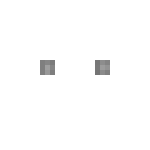
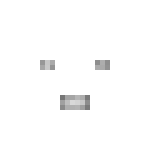
Two versions of the same layered image (150 × 150). Layer-by-layer changes:
hid "Alien_#1" over [40, 60, 110, 110]
showed "Alien_ #3" over [40, 60, 110, 110]
